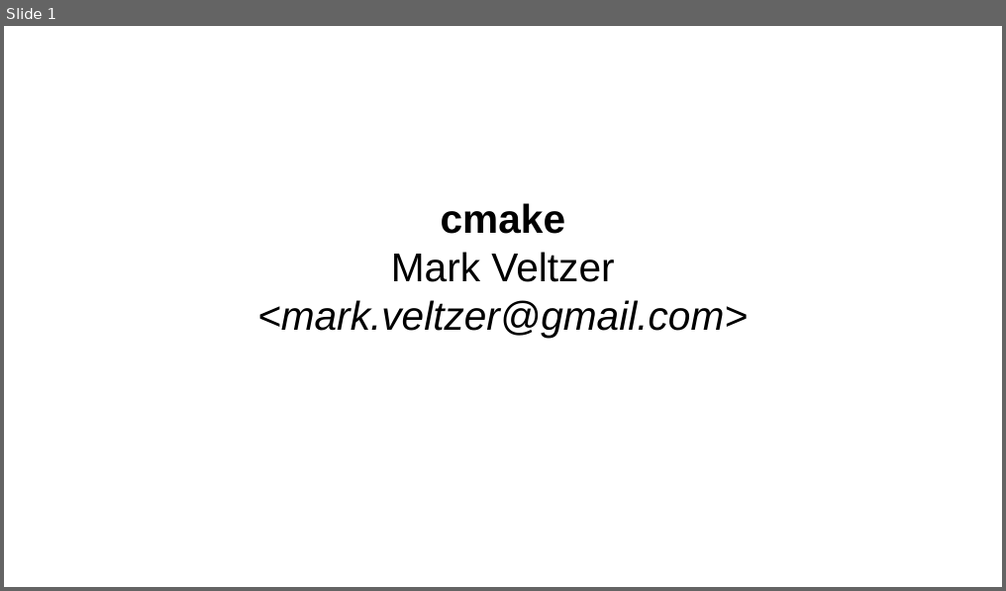
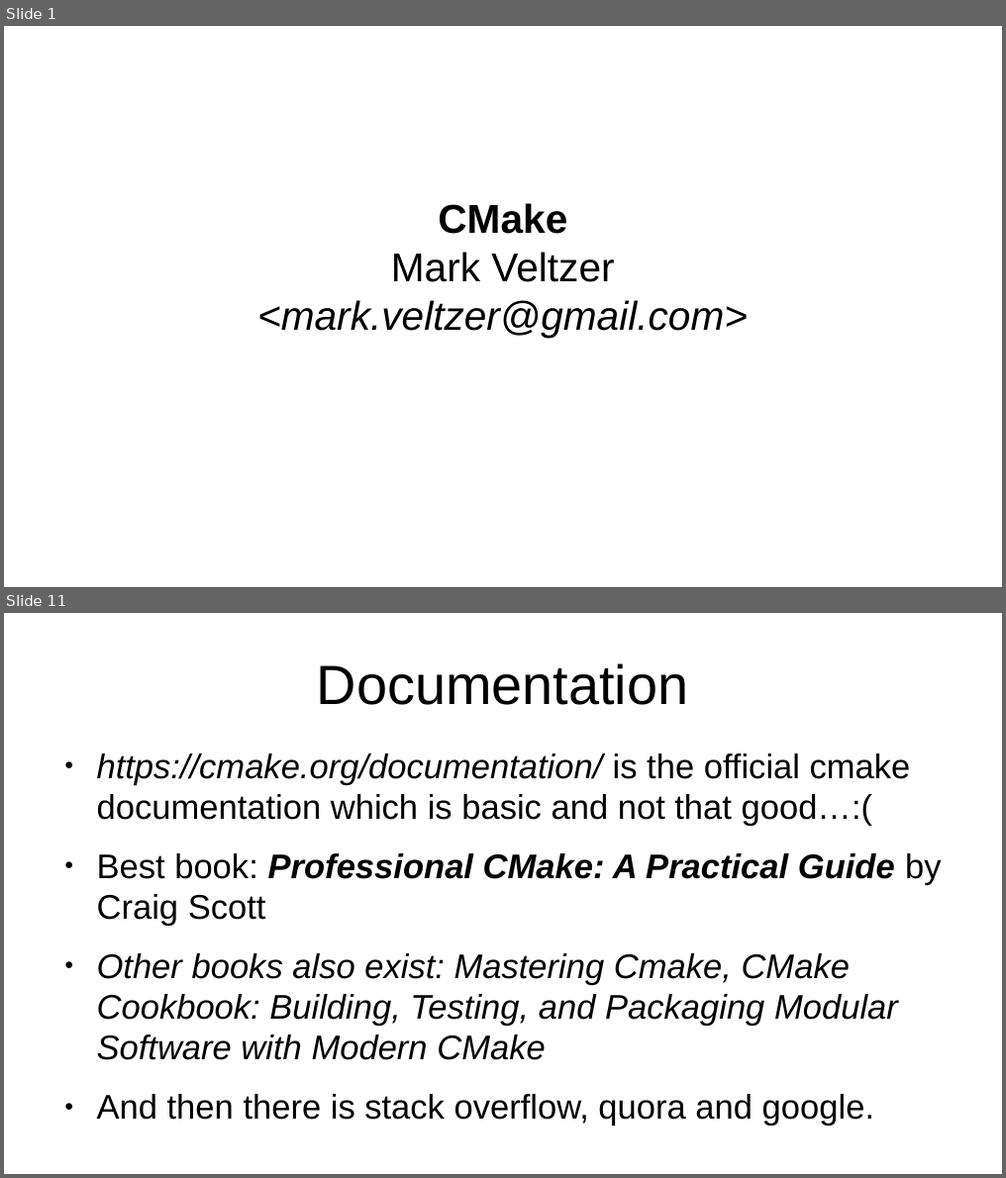
Before and after one commit to veltzer/teaching-slides, a slide deck: odp/cmake/cmake.odp. Shown one above the other, each under a label of ours: slide 1 before the commit, slides 1 and 11 after it; the slides between them are not shown. The pictures are 1006x591 and 1006x1178 pixels, drawn with LibreOffice and Linux fonts; fonts in the diff are those of the drawing. Boxes give left, top, right and bottom in pixels: in the first picture for what was removed or moved away, otherwise in the second. Text is boxed around its words. In the diff, an @@ line names an element or a change of style, - is before the commit and + after.

```diff
--- a/odp/cmake/cmake.odp
+++ b/odp/cmake/cmake.odp
@@ slide 11 added at (4,613,1002,1174), background #FFFFFF @@
@@ title added at (317,663,689,705), 44 pt, text #000000 @@
+Documentation
@@ text added at (97,754,941,1126), 27.2 pt, text #000000, italic @@
+● https://cmake.org/documentation/ is the official cmake documentation which is basic and not that good…:(
+● Best book: Professional CMake: A Practical Guide by Craig Scott
+● Other books also exist: Mastering Cmake, CMake Cookbook: Building, Testing, and Packaging Modular Software with Modern CMake
+● And then there is stack overflow, quora and google.
@@ slide 1 changed as well @@
@@ text at (438,203,567,234): text changed @@
-cmake
+CMake
```
Also in this commit, not shown: 34 other slides added.
